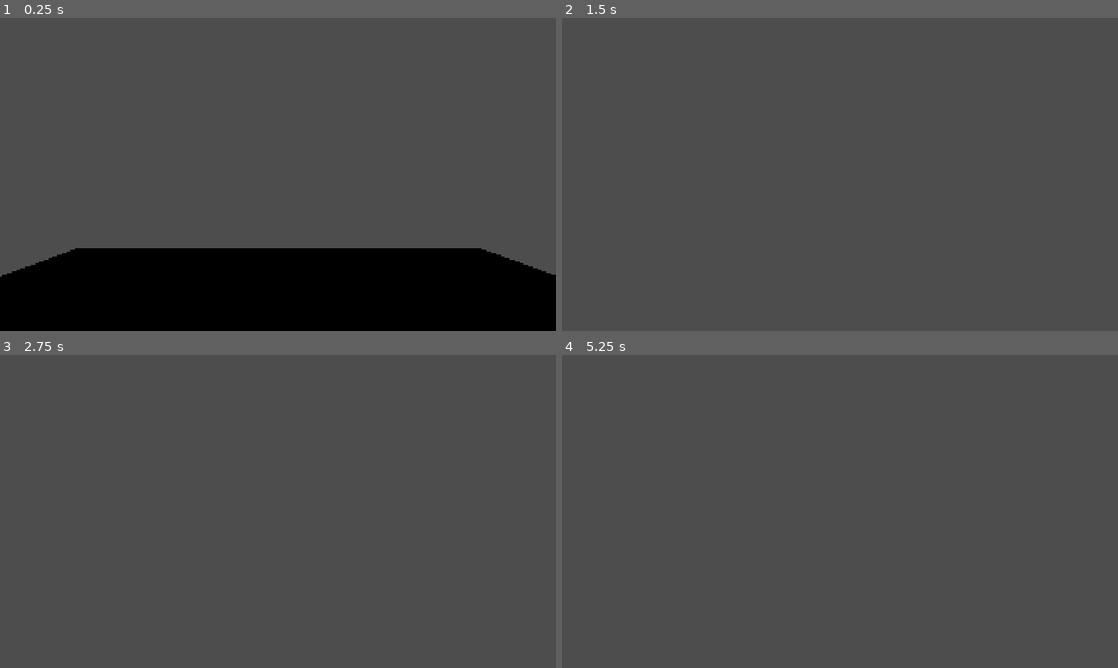
Above: before the commit, frames 1-4 (two rows, left to right).
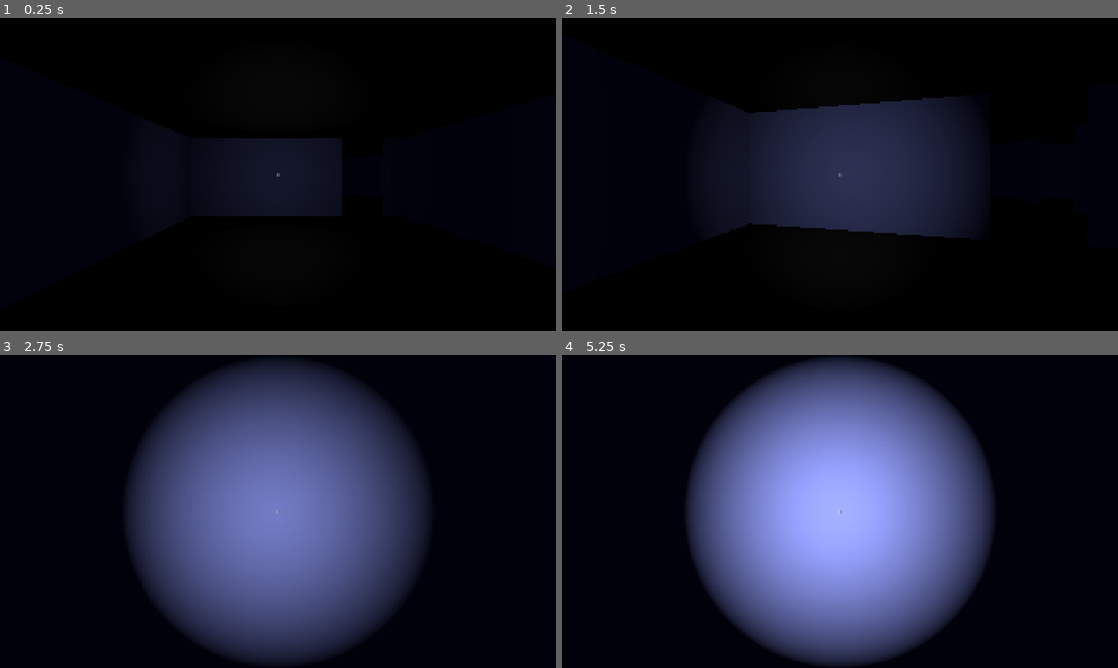
Above: after the commit, the same moments.

Repository: Osaidi1/moonshot
Game: Godot game, scene res://scenes/world.tscn
Same seed, same stepped clock (60 frames per second), same inputs: the game is played once before the commit and once after it.
Inputs (mouse positions are in pixels of both pictures, inside the frame that each line leads up to):
- Up to frame 1 (0.25 s): no input
- Up to frame 2 (1.5 s): tap Enter at 0.5 s; move the mouse to (867, 174) at 0.52 s; hold W (forward) from 0.53 s (still down); tap Alt at 0.6 s; move the mouse to (812, 174) at 1.27 s; tap Shift at 1.35 s
- Up to frame 3 (2.75 s): keep holding W (forward); move the mouse to (289, 505) at 2.02 s; tap Alt at 2.1 s
- Up to frame 4 (5.25 s): keep holding W (forward); move the mouse to (834, 517) at 2.77 s; tap Shift at 2.85, 4.35 s; tap Space at 3.5, 5 s; move the mouse to (878, 514) at 3.52 s; tap Alt at 3.6, 5.1 s; tap Enter at 4.25 s; move the mouse to (795, 508) at 4.27 s; move the mouse to (845, 511) at 5.02 s

The runs differ from the first frame. In frame 1, 75% of the frame differs, in the area x 0-100%, y 0-83%; in frame 2, 100%, in the area x 0-100%, y 0-100%; in frame 3, 98%; in frame 4, 99%.

Commit message:
scrapped the maze, layout for 3rd floor, flaslight and ambient light, health added, working on furniture now

Diff:
--- /dev/null
+++ b/materials/maze_wall.tres
@@ -0,0 +1,4 @@
+[gd_resource type="StandardMaterial3D" format=3 uid="uid://dfo7m3mpk4ki4"]
+
+[resource]
+albedo_color = Color(0, 0, 0, 1)
--- a/project.godot
+++ b/project.godot
@@ -53,3 +53,8 @@
 , Object(InputEventKey,"resource_local_to_scene":false,"resource_name":"","device":-1,"window_id":0,"alt_pressed":false …(182 unchanged characters)…
 ]
 }
+Flashlight={
+"deadzone": 0.2,
+"events": [Object(InputEventKey,"resource_local_to_scene":false,"resource_name":"","device":-1,"window_id":0,"alt_pressed":false,"shift_pressed":false,"ctrl_pressed":false,"meta_pressed":false,"pressed":false,"keycode":0,"physical_keycode":70,"key_label":0,"unicode":102,"location":0,"echo":false,"script":null)
+]
+}
--- /dev/null
+++ b/scenes/house.tscn
@@ -0,0 +1,149 @@
+[gd_scene load_steps=3 format=3 uid="uid://b0vp08nyjfy7f"]
+
+[sub_resource type="StandardMaterial3D" id="StandardMaterial3D_x8wvn"]
+albedo_color = Color(0.314928, 0.343948, 0.572736, 1)
+
+[sub_resource type="StandardMaterial3D" id="StandardMaterial3D_d7po0"]
+albedo_color = Color(0, 0, 0, 1)
+
+[node name="House" type="Node3D"]
+
+[node name="Floor 3" type="Node3D" parent="."]
+
+[node name="Walls" type="Node3D" parent="Floor 3"]
+
+[node name="CSGBox3D" type="CSGBox3D" parent="Floor 3/Walls"]
+transform = Transform3D(1, 0, 0, 0, 1, 0, 0, 0, 1, -0.451965, 0.643158, -1.89042)
+material_override = SubResource("StandardMaterial3D_x8wvn")
+use_collision = true
+size = Vector3(0.0960693, 2.28632, 13.2407)
+
+[node name="CSGBox3D4" type="CSGBox3D" parent="Floor 3/Walls"]
+transform = Transform3D(1, 0, 0, 0, 1, 0, 0, 0, 1, 3.39988, 0.631393, 3.47247)
+material_override = SubResource("StandardMaterial3D_x8wvn")
+use_collision = true
+size = Vector3(0.0960693, 2.26279, 2.51497)
+
+[node name="CSGBox3D7" type="CSGBox3D" parent="Floor 3/Walls"]
+transform = Transform3D(1, 0, 0, 0, 1, 0, 0, 0, 1, 3.89047, 0.626007, -0.829509)
+material_override = SubResource("StandardMaterial3D_x8wvn")
+use_collision = true
+size = Vector3(0.0960693, 2.25201, 6.08825)
+
+[node name="CSGBox3D14" type="CSGBox3D" parent="Floor 3/Walls"]
+transform = Transform3D(1, 0, 0, 0, 1, 0, 0, 0, 1, 9.4244, 0.645477, -6.15507)
+material_override = SubResource("StandardMaterial3D_x8wvn")
+use_collision = true
+size = Vector3(0.0960693, 2.29095, 4.66318)
+
+[node name="CSGBox3D15" type="CSGBox3D" parent="Floor 3/Walls"]
+transform = Transform3D(1, 0, 0, 0, 1, 0, 0, 0, 1, 4.96265, 0.630985, -7.79322)
+material_override = SubResource("StandardMaterial3D_x8wvn")
+use_collision = true
+size = Vector3(0.0960693, 2.26197, 1.39926)
+
+[node name="CSGBox3D16" type="CSGBox3D" parent="Floor 3/Walls"]
+transform = Transform3D(1, 0, 0, 0, 1, 0, 0, 0, 1, 4.96265, 0.625519, -4.95432)
+material_override = SubResource("StandardMaterial3D_x8wvn")
+use_collision = true
+size = Vector3(0.0960693, 2.25104, 2.23833)
+
+[node name="CSGBox3D3" type="CSGBox3D" parent="Floor 3/Walls"]
+transform = Transform3D(-4.37114e-08, 0, 1, 0, 1, 0, -1, 0, -4.37114e-08, 1.46867, 0.636124, 4.7386)
+material_override = SubResource("StandardMaterial3D_x8wvn")
+use_collision = true
+size = Vector3(0.0960693, 2.27225, 3.8146)
+
+[node name="CSGBox3D8" type="CSGBox3D" parent="Floor 3/Walls"]
+transform = Transform3D(-4.37114e-08, 0, 1, 0, 1, 0, -1, 0, -4.37114e-08, 1.0751, 0.62381, -3.827)
+material_override = SubResource("StandardMaterial3D_x8wvn")
+use_collision = true
+size = Vector3(0.0960693, 2.24762, 3.0015)
+
+[node name="CSGBox3D12" type="CSGBox3D" parent="Floor 3/Walls"]
+transform = Transform3D(-4.37114e-08, 0, 1, 0, 1, 0, -1, 0, -4.37114e-08, 6.6441, 0.621978, -3.82471)
+material_override = SubResource("StandardMaterial3D_x8wvn")
+use_collision = true
+size = Vector3(0.0960693, 2.2435, 5.53071)
+
+[node name="CSGBox3D13" type="CSGBox3D" parent="Floor 3/Walls"]
+transform = Transform3D(-4.37114e-08, 0, 1, 0, 1, 0, -1, 0, -4.37114e-08, 4.49705, 0.627639, -8.50994)
+material_override = SubResource("StandardMaterial3D_x8wvn")
+use_collision = true
+size = Vector3(0.0960693, 2.25482, 9.8416)
+
+[node name="CSGBox3D10" type="CSGBox3D" parent="Floor 3/Walls"]
+transform = Transform3D(-4.37114e-08, 0, 1, 0, 1, 0, -1, 0, -4.37114e-08, 3.66517, 0.631134, -3.827)
+material_override = SubResource("StandardMaterial3D_x8wvn")
+use_collision = true
+size = Vector3(0.0960693, 2.26227, 0.392615)
+
+[node name="CSGBox3D5" type="CSGBox3D" parent="Floor 3/Walls"]
+transform = Transform3D(-4.37114e-08, 0, 1, 0, 1, 0, -1, 0, -4.37114e-08, 2.39753, 0.635712, 2.20065)
+material_override = SubResource("StandardMaterial3D_x8wvn")
+use_collision = true
+size = Vector3(0.0960693, 2.27142, 3.03508)
+
+[node name="CSGBox3D6" type="CSGBox3D" parent="Floor 3/Walls"]
+transform = Transform3D(-4.37114e-08, 0, 1, 0, 1, 0, -1, 0, -4.37114e-08, -0.276564, 0.640656, 2.20065)
+material_override = SubResource("StandardMaterial3D_x8wvn")
+use_collision = true
+size = Vector3(0.0960693, 2.28131, 0.282923)
+
+[node name="CSGBox3D2" type="CSGBox3D" parent="Floor 3/Walls"]
+transform = Transform3D(1, 0, 0, 0, 1, 0, 0, 0, 1, 1.69429, -0.431211, 0.572603)
+material_override = SubResource("StandardMaterial3D_d7po0")
+use_collision = true
+size = Vector3(4.62669, 0.137207, 8.80934)
+
+[node name="CSGBox3D11" type="CSGBox3D" parent="Floor 3/Walls"]
+transform = Transform3D(-4.37114e-08, 0, 1, 0, 1, 0, -1, 0, -4.37114e-08, 4.50372, -0.431211, -6.18768)
+material_override = SubResource("StandardMaterial3D_d7po0")
+use_collision = true
+size = Vector3(5.00091, 0.137207, 10.2501)
+
+[node name="CSGBox3D17" type="CSGBox3D" parent="Floor 3/Walls"]
+transform = Transform3D(1, 0, 0, 0, 1, 0, 0, 0, 1, 1.69429, 1.27638, 0.572603)
+material_override = SubResource("StandardMaterial3D_d7po0")
+use_collision = true
+size = Vector3(4.62669, 0.137207, 8.80934)
+
+[node name="CSGBox3D18" type="CSGBox3D" parent="Floor 3/Walls"]
+transform = Transform3D(-4.37114e-08, 0, 1, 0, 1, 0, -1, 0, -4.37114e-08, 4.50372, 1.27638, -6.18768)
+material_override = SubResource("StandardMaterial3D_d7po0")
+use_collision = true
+size = Vector3(5.00091, 0.137207, 10.2501)
+
+[node name="AmbientLight" type="Node3D" parent="Floor 3"]
+
+[node name="OmniLight3D" type="OmniLight3D" parent="Floor 3/AmbientLight"]
+transform = Transform3D(1, 0, 0, 0, 1, 0, 0, 0, 1, 1.52031, 1.76753, -0.598255)
+light_energy = 0.006
+
+[node name="OmniLight3D2" type="OmniLight3D" parent="Floor 3/AmbientLight"]
+transform = Transform3D(1, 0, 0, 0, 1, 0, 0, 0, 1, 1.14137, 1.77131, 4.13434)
+light_energy = 0.006
+
+[node name="OmniLight3D3" type="OmniLight3D" parent="Floor 3/AmbientLight"]
+transform = Transform3D(1, 0, 0, 0, 1, 0, 0, 0, 1, 2.09022, 1.77131, -6.31943)
+light_energy = 0.006
+
+[node name="OmniLight3D4" type="OmniLight3D" parent="Floor 3/AmbientLight"]
+transform = Transform3D(1, 0, 0, 0, 1, 0, 0, 0, 1, 7.10575, 1.77131, -6.31943)
+light_energy = 0.006
+
+[node name="OmniLight3D5" type="OmniLight3D" parent="Floor 3/AmbientLight"]
+transform = Transform3D(1, 0, 0, 0, 1, 0, 0, 0, 1, 1.52031, -0.863794, -0.598255)
+light_energy = 0.006
+
+[node name="OmniLight3D6" type="OmniLight3D" parent="Floor 3/AmbientLight"]
+transform = Transform3D(1, 0, 0, 0, 1, 0, 0, 0, 1, 1.14137, -0.86002, 4.13434)
+light_energy = 0.006
+
+[node name="OmniLight3D7" type="OmniLight3D" parent="Floor 3/AmbientLight"]
+transform = Transform3D(1, 0, 0, 0, 1, 0, 0, 0, 1, 2.09022, -0.86002, -6.31943)
+light_energy = 0.006
+
+[node name="OmniLight3D8" type="OmniLight3D" parent="Floor 3/AmbientLight"]
+transform = Transform3D(1, 0, 0, 0, 1, 0, 0, 0, 1, 7.10575, -0.86002, -6.31943)
+light_energy = 0.006
--- a/scenes/maze.tscn
+++ b/scenes/maze.tscn
@@ -1,6 +1,200 @@
-[gd_scene format=3 uid="uid://dmcj6khtg4iso"]
+[gd_scene load_steps=3 format=3 uid="uid://dmcj6khtg4iso"]
+
+[ext_resource type="Material" uid="uid://dfo7m3mpk4ki4" path="res://materials/maze_wall.tres" id="1_ol5qi"]
+
+[sub_resource type="StandardMaterial3D" id="StandardMaterial3D_2x3qd"]
+albedo_color = Color(0.113569, 0.237247, 0.264042, 1)
 
 [node name="maze" type="Node3D"]
 
-[node name="CSGBox3D" type="CSGBox3D" parent="."]
-transform = Transform3D(14.4535, 0, 0, 0, 0.013957, 0, 0, 0, 14.4535, 0, 0, 0)
+[node name="Floor" type="CSGBox3D" parent="."]
+transform = Transform3D(25.279, 0, 0, 0, 0.013957, 0, 0, 0, 14.4535, 0.708115, -0.0150461, 4.50624)
+material_override = SubResource("StandardMaterial3D_2x3qd")
+use_collision = true
+size = Vector3(0.909435, 1, 1.96786)
+
+[node name="Border1" type="CSGBox3D" parent="."]
+transform = Transform3D(0.3, 0, 0, 0, 1.112, 0, 0, 0, 0.98, -8.93237, 0.567789, 5.16668)
+material_override = ExtResource("1_ol5qi")
+use_collision = true
+size = Vector3(1, 1, 24.6241)
+
+[node name="Border2" type="CSGBox3D" parent="."]
+transform = Transform3D(0.3, 0, 0, 0, 1.112, 0, 0, 0, 0.98, 9.59693, 0.567789, 5.17592)
+material_override = ExtResource("1_ol5qi")
+use_collision = true
+size = Vector3(1, 1, 24.5854)
+
+[node name="Border3" type="CSGBox3D" parent="."]
+transform = Transform3D(-1.31134e-08, 0, 0.98, 0, 1.112, 0, -0.3, 0, -4.28372e-08, 0.37007, 0.567789, -6.9437)
+material_override = ExtResource("1_ol5qi")
+use_collision = true
+size = Vector3(1, 1, 18.9224)
+
+[node name="Border4" type="CSGBox3D" parent="."]
+transform = Transform3D(-1.31134e-08, 0, 0.98, 0, 1.112, 0, -0.3, 0, -4.28372e-08, 0.350677, 0.567789, 17.3283)
+material_override = ExtResource("1_ol5qi")
+use_collision = true
+size = Vector3(1, 1, 18.8361)
+
+[node name="CSGBox3D3" type="CSGBox3D" parent="."]
+transform = Transform3D(0.3, 0, 0, 0, 1.112, 0, 0, 0, 0.98, 0.626657, 0.567789, 1.67981)
+material_override = ExtResource("1_ol5qi")
+use_collision = true
+size = Vector3(1, 1, 4.37869)
+
+[node name="CSGBox3D8" type="CSGBox3D" parent="."]
+transform = Transform3D(0.3, 0, 0, 0, 1.112, 0, 0, 0, 0.98, 2.1118, 0.567789, 2.49419)
+material_override = ExtResource("1_ol5qi")
+use_collision = true
+size = Vector3(1, 1, 2.71669)
+
+[node name="CSGBox3D4" type="CSGBox3D" parent="."]
+transform = Transform3D(0.3, 0, 0, 0, 1.112, 0, 0, 0, 0.98, -0.733231, 0.567789, 0.136269)
+material_override = ExtResource("1_ol5qi")
+use_collision = true
+size = Vector3(1, 1, 7.53624)
+
+[node name="CSGBox3D24" type="CSGBox3D" parent="."]
+transform = Transform3D(0.3, 0, 0, 0, 1.112, 0, 0, 0, 0.98, -7.04731, 0.567789, 4.26473)
+material_override = ExtResource("1_ol5qi")
+use_collision = true
+size = Vector3(1, 1, 2.54143)
+
+[node name="CSGBox3D19" type="CSGBox3D" parent="."]
+transform = Transform3D(0.3, 0, 0, 0, 1.112, 0, 0, 0, 0.98, -2.17135, 0.567789, 7.09005)
+material_override = ExtResource("1_ol5qi")
+use_collision = true
+size = Vector3(1, 1, 3.8272)
+
+[node name="CSGBox3D20" type="CSGBox3D" parent="."]
+transform = Transform3D(0.3, 0, 0, 0, 1.112, 0, 0, 0, 0.98, -3.6931, 0.567789, 7.92727)
+material_override = ExtResource("1_ol5qi")
+use_collision = true
+size = Vector3(1, 1, 5.53582)
+
+[node name="CSGBox3D10" type="CSGBox3D" parent="."]
+transform = Transform3D(0.3, 0, 0, 0, 1.112, 0, 0, 0, 0.98, -2.08582, 0.567789, 0.976489)
+material_override = ExtResource("1_ol5qi")
+use_collision = true
+size = Vector3(1, 1, 5.89355)
+
+[node name="CSGBox3D18" type="CSGBox3D" parent="."]
+transform = Transform3D(0.3, 0, 0, 0, 1.112, 0, 0, 0, 0.98, -2.87039, 0.567789, 0.976489)
+material_override = ExtResource("1_ol5qi")
+use_collision = true
+size = Vector3(4.60156, 1, 5.45923)
+
+[node name="CSGBox3D15" type="CSGBox3D" parent="."]
+transform = Transform3D(0.3, 0, 0, 0, 1.112, 0, 0, 0, 0.98, -3.66678, 0.567789, 0.976489)
+material_override = ExtResource("1_ol5qi")
+use_collision = true
+size = Vector3(1, 1, 5.90454)
+
+[node name="CSGBox3D28" type="CSGBox3D" parent="."]
+transform = Transform3D(0.3, 0, 0, 0, 1.112, 0, 0, 0, 0.98, -5.11189, 0.567789, 0.156657)
+material_override = ExtResource("1_ol5qi")
+use_collision = true
+size = Vector3(1, 1, 7.57767)
+
+[node name="CSGBox3D13" type="CSGBox3D" parent="."]
+transform = Transform3D(0.3, 0, 0, 0, 1.112, 0, 0, 0, 0.98, 4.85753, 0.567789, 12.3245)
+material_override = ExtResource("1_ol5qi")
+use_collision = true
+size = Vector3(1, 1, 7.14822)
+
+[node name="CSGBox3D23" type="CSGBox3D" parent="."]
+transform = Transform3D(0.3, 0, 0, 0, 1.112, 0, 0, 0, 0.98, 3.39096, 0.567789, 13.0889)
+material_override = ExtResource("1_ol5qi")
+use_collision = true
+size = Vector3(1, 1, 5.58827)
+
+[node name="CSGBox3D6" type="CSGBox3D" parent="."]
+transform = Transform3D(0.3, 0, 0, 0, 1.112, 0, 0, 0, 0.98, 4.88431, 0.567789, -0.191007)
+material_override = ExtResource("1_ol5qi")
+use_collision = true
+size = Vector3(1, 1, 3.25181)
+
+[node name="CSGBox3D5" type="CSGBox3D" parent="."]
+transform = Transform3D(-1.31134e-08, 0, 0.98, 0, 1.112, 0, -0.3, 0, -4.28372e-08, 1.33977, 0.568, -0.330706)
+material_override = ExtResource("1_ol5qi")
+use_collision = true
+size = Vector3(1, 1, 4.44126)
+
+[node name="CSGBox3D12" type="CSGBox3D" parent="."]
+transform = Transform3D(-1.31134e-08, 0, 0.98, 0, 1.112, 0, -0.3, 0, -4.28372e-08, -2.89762, 0.568, -3.409)
+material_override = ExtResource("1_ol5qi")
+use_collision = true
+size = Vector3(1, 1, 4.72457)
+
+[node name="CSGBox3D17" type="CSGBox3D" parent="."]
+transform = Transform3D(-1.31134e-08, 0, 0.98, 0, 1.112, 0, -0.3, 0, -4.28372e-08, -2.89762, 0.568, -1.76881)
+material_override = ExtResource("1_ol5qi")
+use_collision = true
+size = Vector3(1, 1, 1.86914)
+
+[node name="CSGBox3D9" type="CSGBox3D" parent="."]
+transform = Transform3D(-1.31134e-08, 0, 0.98, 0, 1.112, 0, -0.3, 0, -4.28372e-08, 3.50572, 0.568, 1.31216)
+material_override = ExtResource("1_ol5qi")
+use_collision = true
+size = Vector3(1, 1, 3.11605)
+
+[node name="CSGBox3D14" type="CSGBox3D" parent="."]
+transform = Transform3D(-1.31134e-08, 0, 0.98, 0, 1.112, 0, -0.3, 0, -4.28372e-08, 4.16587, 0.568, 3.67534)
+material_override = ExtResource("1_ol5qi")
+use_collision = true
+size = Vector3(1, 1, 4.4633)
+
+[node name="CSGBox3D26" type="CSGBox3D" parent="."]
+transform = Transform3D(-1.31134e-08, 0, 0.98, 0, 1.112, 0, -0.3, 0, -4.28372e-08, 6.02048, 0.568, 8.97407)
+material_override = ExtResource("1_ol5qi")
+use_collision = true
+size = Vector3(1, 1, 2.64657)
+
+[node name="CSGBox3D27" type="CSGBox3D" parent="."]
+transform = Transform3D(0.3, 0, 0, 0, 1.112, 0, 0, 0, 0.98, 3.40827, 0.568, 8.24656)
+material_override = ExtResource("1_ol5qi")
+use_collision = true
+size = Vector3(1, 1, 1.54354)
+
+[node name="CSGBox3D7" type="CSGBox3D" parent="."]
+transform = Transform3D(-1.31134e-08, 0, 0.98, 0, 1.112, 0, -0.3, 0, -4.28372e-08, 2.70832, 0.568, 5.36018)
+material_override = ExtResource("1_ol5qi")
+use_collision = true
+size = Vector3(1, 1, 9.91765)
+
+[node name="CSGBox3D16" type="CSGBox3D" parent="."]
+transform = Transform3D(-1.31134e-08, 0, 0.98, 0, 1.112, 0, -0.3, 0, -4.28372e-08, -5.38501, 0.568, 5.36018)
+material_override = ExtResource("1_ol5qi")
+use_collision = true
+size = Vector3(1, 1, 3.29033)
+
+[node name="CSGBox3D11" type="CSGBox3D" parent="."]
+transform = Transform3D(-1.31134e-08, 0, 0.98, 0, 1.112, 0, -0.3, 0, -4.28372e-08, -2.16267, 0.568, 3.71936)
+material_override = ExtResource("1_ol5qi")
+use_collision = true
+size = Vector3(1, 1, 3.22162)
+
+[node name="CSGBox3D21" type="CSGBox3D" parent="."]
+transform = Transform3D(-1.31134e-08, 0, 0.98, 0, 1.112, 0, -0.3, 0, -4.28372e-08, 0.61894, 0.568, 8.9707)
+material_override = ExtResource("1_ol5qi")
+use_collision = true
+size = Vector3(1, 1, 6.00146)
+
+[node name="CSGBox3D25" type="CSGBox3D" parent="."]
+transform = Transform3D(-1.31134e-08, 0, 0.98, 0, 1.112, 0, -0.3, 0, -4.28372e-08, 5.0034, 0.568, 7.63599)
+material_override = ExtResource("1_ol5qi")
+use_collision = true
+size = Vector3(1, 1, 3.21374)
+
+[node name="CSGBox3D22" type="CSGBox3D" parent="."]
+transform = Transform3D(-1.31134e-08, 0, 0.98, 0, 1.112, 0, -0.3, 0, -4.28372e-08, -0.0725074, 0.568, 10.4873)
+material_override = ExtResource("1_ol5qi")
+use_collision = true
+size = Vector3(1, 1, 7.36551)
+
+[node name="CSGBox3D29" type="CSGBox3D" parent="."]
+transform = Transform3D(-1.20616e-08, 0.436368, 0.901392, 5.14593e-09, 1.0228, -0.384569, -0.3, 0, -4.28372e-08, -7.46878, 0.442285, 12.4564)
+material_override = ExtResource("1_ol5qi")
+use_collision = true
+size = Vector3(3.823, 0.191406, 3.02009)
--- a/scenes/player.tscn
+++ b/scenes/player.tscn
@@ -1,6 +1,7 @@
-[gd_scene load_steps=4 format=3 uid="uid://b86tcp813rgmt"]
+[gd_scene load_steps=5 format=3 uid="uid://b86tcp813rgmt"]
 
 [ext_resource type="Script" uid="uid://bh1lvvmhscso7" path="res://scripts/player.gd" id="1_3vyb7"]
+[ext_resource type="Script" uid="uid://wnsajn6qgsge" path="res://scripts/flashlight.gd" id="2_g2els"]
 
 [sub_resource type="CapsuleMesh" id="CapsuleMesh_3vyb7"]
 
@@ -10,6 +11,9 @@
 [node name="Player" type="CharacterBody3D"]
 transform = Transform3D(0.5, 0, 0, 0, 0.5, 0, 0, 0, 0.5, 0, 0, 0)
 script = ExtResource("1_3vyb7")
+SPEED = 2.0
+HEAD_BOBS = 2.0
+BOB_DISTANCE = 0.05
 
 [node name="Body" type="MeshInstance3D" parent="."]
 mesh = SubResource("CapsuleMesh_3vyb7")
@@ -22,3 +26,12 @@
 transform = Transform3D(1, 0, 0, 0, 1, 0, 0, 0, 1, 0, 0.728259, 0)
 
 [node name="Camera3D" type="Camera3D" parent="Head"]
+
+[node name="SpotLight3D" type="SpotLight3D" parent="Head/Camera3D"]
+shadow_bias = 8.82
+distance_fade_begin = 2.0
+distance_fade_length = 7.0
+spot_range = 6.0
+spot_angle = 37.4842
+spot_angle_attenuation = 1.23114
+script = ExtResource("2_g2els")
--- a/scenes/world.tscn
+++ b/scenes/world.tscn
@@ -1,11 +1,36 @@
-[gd_scene load_steps=3 format=3 uid="uid://tpk66k4xd1wp"]
+[gd_scene load_steps=5 format=3 uid="uid://tpk66k4xd1wp"]
 
 [ext_resource type="PackedScene" uid="uid://b86tcp813rgmt" path="res://scenes/player.tscn" id="1_nnsk1"]
-[ext_resource type="PackedScene" uid="uid://dmcj6khtg4iso" path="res://scenes/maze.tscn" id="2_rwgxs"]
+[ext_resource type="Texture2D" uid="uid://cx4vn04vf3jft" path="res://assets/crosshair.png" id="3_4wyf3"]
+[ext_resource type="PackedScene" uid="uid://b0vp08nyjfy7f" path="res://scenes/house.tscn" id="3_k0juu"]
+
+[sub_resource type="Environment" id="Environment_4wyf3"]
+background_mode = 2
+background_color = Color(0, 0, 0.0196078, 1)
+ambient_light_source = 2
+ambient_light_color = Color(1, 1, 1, 1)
+ambient_light_energy = 0.01
 
 [node name="Node3D" type="Node3D"]
 
 [node name="Player" parent="." instance=ExtResource("1_nnsk1")]
-transform = Transform3D(1, 0, 0, 0, 1, 0, 0, 0, 1, -0.119963, 2.19719, 0.113984)
+transform = Transform3D(0.5, 0, 0, 0, 0.5, 0, 0, 0, 0.5, 1.58236, 0.491581, 0.301541)
 
-[node name="maze" parent="." instance=ExtResource("2_rwgxs")]
+[node name="House" parent="." instance=ExtResource("3_k0juu")]
+transform = Transform3D(1.2, 0, 0, 0, 1.2, 0, 0, 0, 1.2, 0, 0, 0)
+
+[node name="HUD" type="CanvasLayer" parent="."]
+
+[node name="Crosshair" type="CenterContainer" parent="HUD"]
+anchors_preset = 15
+anchor_right = 1.0
+anchor_bottom = 1.0
+grow_horizontal = 2
+grow_vertical = 2
+
+[node name="TextureRect" type="TextureRect" parent="HUD/Crosshair"]
+layout_mode = 2
+texture = ExtResource("3_4wyf3")
+
+[node name="WorldEnvironment" type="WorldEnvironment" parent="."]
+environment = SubResource("Environment_4wyf3")
--- /dev/null
+++ b/scripts/flashlight.gd
@@ -0,0 +1,12 @@
+extends SpotLight3D
+
+@onready var flashlight: SpotLight3D = $"."
+
+
+func _ready() -> void:
+	flashlight.visible = true
+
+
+# Called every frame. 'delta' is the elapsed time since the previous frame.
+func _process(delta: float) -> void:
+	pass
--- a/scripts/player.gd
+++ b/scripts/player.gd
@@ -4,6 +4,7 @@
 @onready var camera: Camera3D = $Head/Camera3D
 
 @export var SPEED: float = 4.5
+@export var HEALTH: int = 100
 @export var SENSITIVITY: float = 0.0025
 @export var HEAD_BOBS: float = 0.48
 @export var BOB_DISTANCE: float = 0.1
@@ -44,7 +45,6 @@
 	t_bob += delta * SPEED * velocity.length() * float(is_on_floor())
 	camera.transform.origin = head_bob(t_bob)
 
-
 	#Move and Slide
 	move_and_slide()
 
@@ -53,3 +53,7 @@
 	pos.y = sin(time * HEAD_BOBS) * BOB_DISTANCE
 	pos.x = cos(time * HEAD_BOBS / 3) * BOB_DISTANCE
 	return pos
+
+func change_health(change):
+	HEALTH -= change
+	HEALTH = clamp(HEALTH - change, 0, 100)
Binary file added: assets/crosshair.png
Not shown, added: assets/crosshair.png.import
Binary file added: furniture/flashlight.glb
Not shown, added: furniture/flashlight.glb.import
Not shown, added: scripts/flashlight.gd.uid
